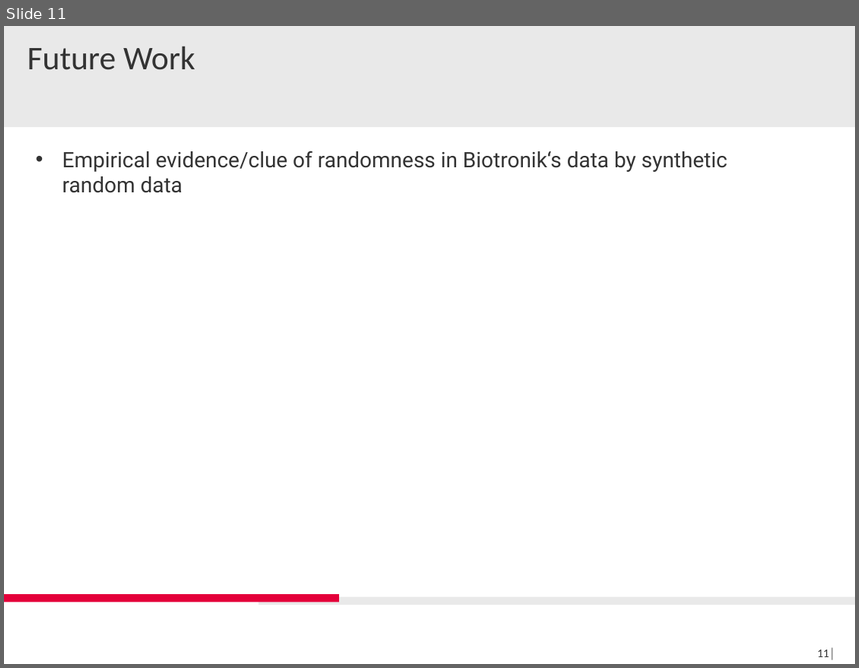
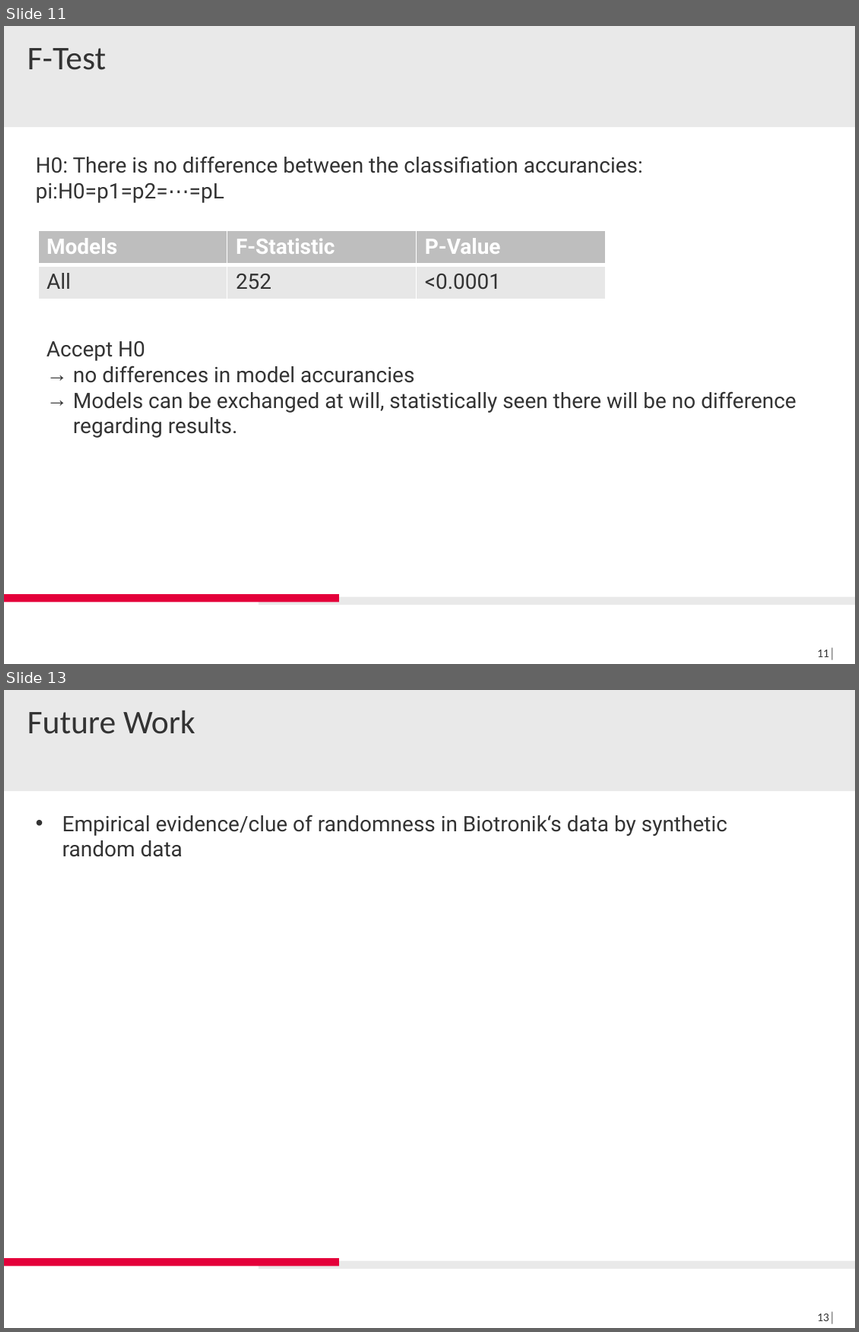
Before and after one commit to IceQueen1996/Masterarbeit, a slide deck: presentations/ProgressReport.pptx. Shown one above the other, each under a label of ours: slide 11 before the commit, slides 11 and 13 after it; the slides between them are not shown. The pictures are 859x668 and 859x1332 pixels, drawn with LibreOffice and Linux fonts; fonts in the diff are those of the drawing; background and template pictures are left out. Boxes give left, top, right and bottom in pixels: in the first picture for what was removed or moved away, otherwise in the second. Text is boxed around its words. In the diff, an @@ line names an element or a change of style, - is before the commit and + after.

```diff
--- a/presentations/ProgressReport.pptx
+++ b/presentations/ProgressReport.pptx
@@ slide 11 added at bbox=[4, 26, 855, 664], background #FFFFFF; not listed: 3 template elements that a slide beside it also shows @@
@@ title added at bbox=[28, 48, 106, 70], 28 pt, text #333333 @@
+F-Test
@@ text added at bbox=[36, 156, 643, 203], 18 pt, text #333333 @@
+H0: There is no difference between the classifiation accurancies: pi:H0=p1=p2=⋯=pL
@@ table added at bbox=[38, 230, 605, 300], 2 rows, 3 columns @@
+Models | F-Statistic | P-Value
+All | 252 | <0.0001
@@ text added at bbox=[47, 341, 797, 438], 18 pt, text #333333 @@
+Accept H0
+→ no differences in model accurancies
+→ Models can be exchanged at will, statistically seen there will be no difference regarding results.
@@ page number added at bbox=[817, 648, 835, 661], 10 pt, text #333333 @@
+11│
@@ what was slide 11 is now slide 13 @@
@@ page number at bbox=[817, 1312, 835, 1325]: text changed @@
-11│
+13│
```
Also in this commit, not shown: 3 slides changed, 1 other slide added.
